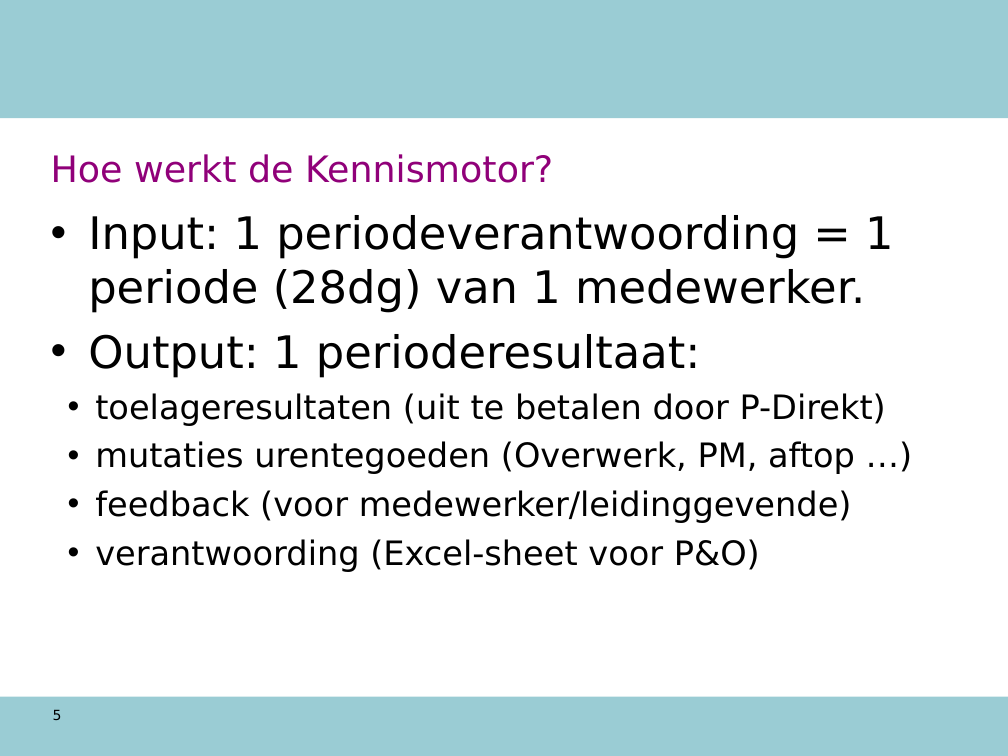
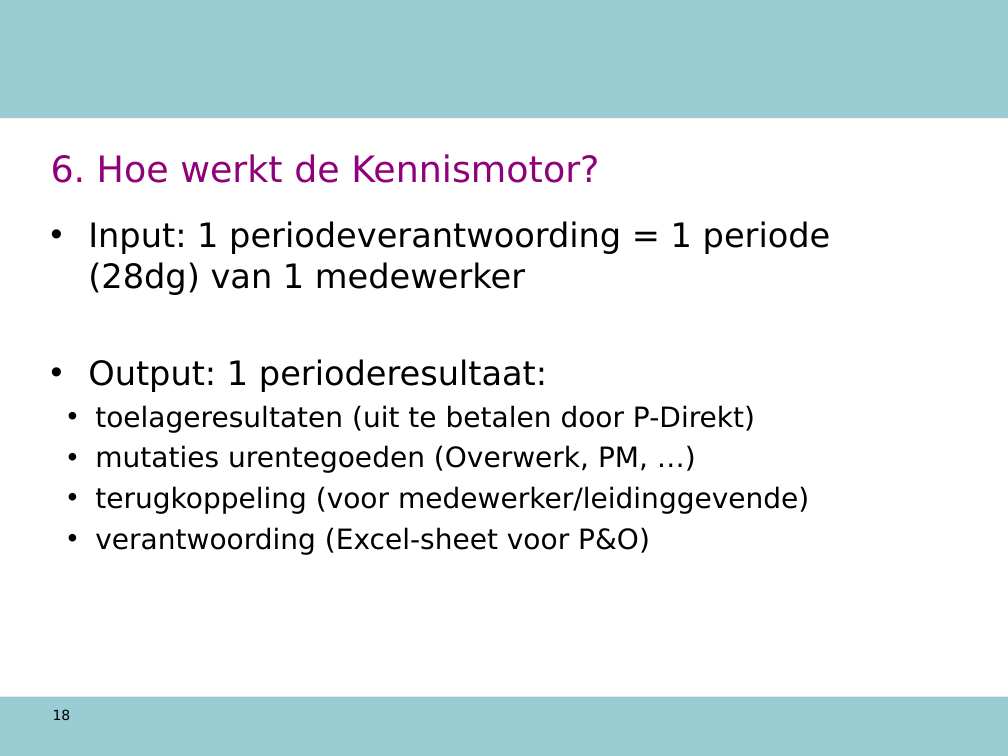
Before and after one commit to AmpersandTarski/ampersand-models, a slide deck: slide 18 of NVWA DTV/werkdocumenten/TO 12 augustus.ppt (slide 5 before the commit). Drawn at 1008x756 pixels with LibreOffice and Linux fonts; fonts in the diff are those of the drawing; background and template pictures are left out. Boxes give left, top, right and bottom in pixels: in the first picture for what was removed or moved away, otherwise in the second. Text is boxed around its words. In the diff, an @@ line names an element or a change of style, - is before the commit and + after.

```diff
--- a/NVWA DTV/werkdocumenten/TO 12 augustus.ppt
+++ b/NVWA DTV/werkdocumenten/TO 12 augustus.ppt
@@ title at bbox=[51, 154, 599, 183]: text changed @@
-Hoe werkt de Kennismotor?
+6. Hoe werkt de Kennismotor?
@@ text at bbox=[88, 221, 831, 295]: text changed; size 32 to 24 pt @@
-• Input: 1 periodeverantwoording = 1 periode (28dg) van 1 medewerker.
+• Input: 1 periodeverantwoording = 1 periode (28dg) van 1 medewerker
@@ text at bbox=[88, 359, 755, 555]: size 32 to 24 pt in "Output: 1 perioderesultaat:"; size 24 to 20 pt in "toelageresultaten (uit te betalen door P-Direkt)", "verantwoording (Excel-sheet voor P&O)"; less space between paragraphs @@
@@ text at bbox=[95, 445, 809, 514]: text changed; size 24 to 20 pt @@
-    • mutaties urentegoeden (Overwerk, PM, aftop …)
-    • feedback (voor medewerker/leidinggevende)
+    • mutaties urentegoeden (Overwerk, PM, …)
+    • terugkoppeling (voor medewerker/leidinggevende)
@@ page number at bbox=[53, 709, 71, 720]: text changed @@
-5
+18
```
Also in this commit, not shown: 11 other slides changed, 23 slides added, 6 slides removed, 4 other files.
